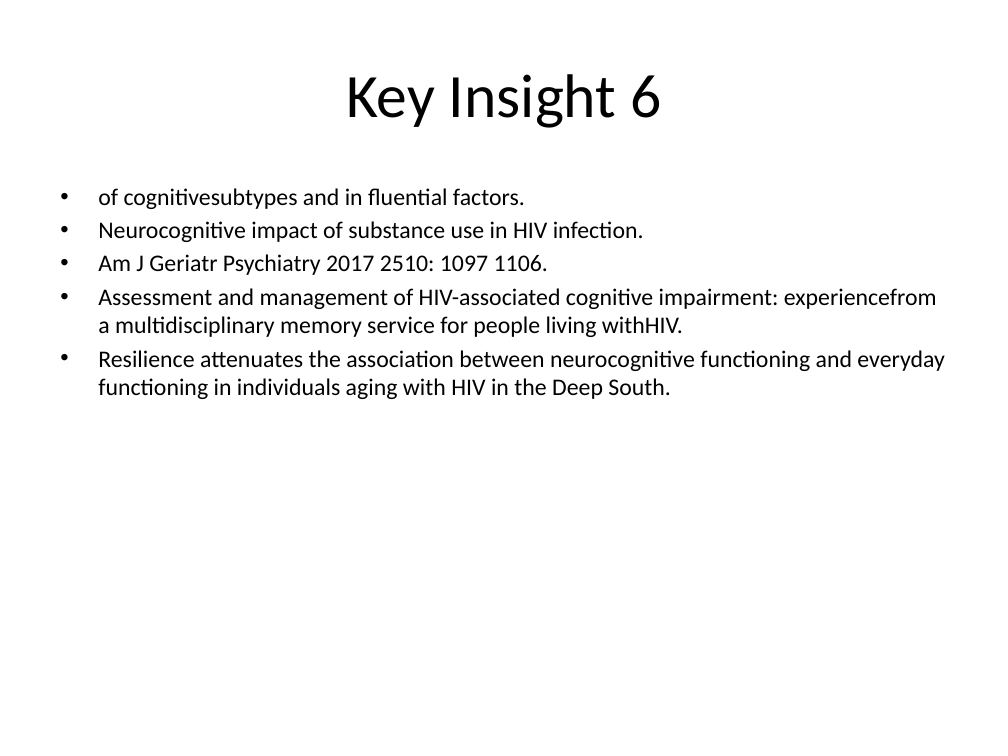
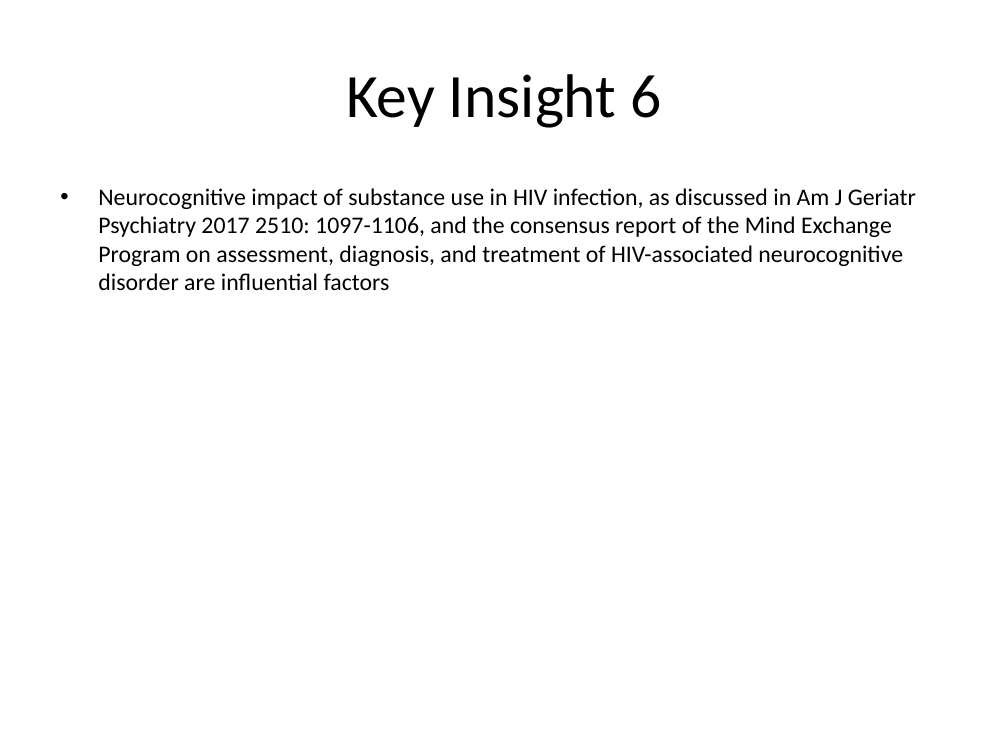
Before and after one commit to RowenTey/lazy-docs, a slide deck: slide 7 of output/research.ppt. Drawn at 1008x756 pixels with LibreOffice and Linux fonts; fonts in the diff are those of the drawing. Boxes give left, top, right and bottom in pixels: in the first picture for what was removed or moved away, otherwise in the second. Text is boxed around its words. In the diff, an @@ line names an element or a change of style, - is before the commit and + after.

```diff
--- a/output/research.ppt
+++ b/output/research.ppt
@@ text at (x1=98, y1=188, x2=916, y2=290): text changed @@
-• of cognitivesubtypes and in ﬂuential factors.
-• Neurocognitive impact of substance use in HIV infection.
-• Am J Geriatr Psychiatry 2017 2510: 1097 1106.
-• Assessment and management of HIV-associated cognitive impairment: experiencefrom a multidisciplinary memory service for people living withHIV.
-• Resilience attenuates the association between neurocognitive functioning and everyday functioning in individuals aging with HIV in the Deep South.
+• Neurocognitive impact of substance use in HIV infection, as discussed in Am J Geriatr Psychiatry 2017 2510: 1097-1106, and the consensus report of the Mind Exchange Program on assessment, diagnosis, and treatment of HIV-associated neurocognitive disorder are influential factors
```
Also in this commit, not shown: 5 other slides changed, 1 slide added, 1 slide removed, 9 other files.
